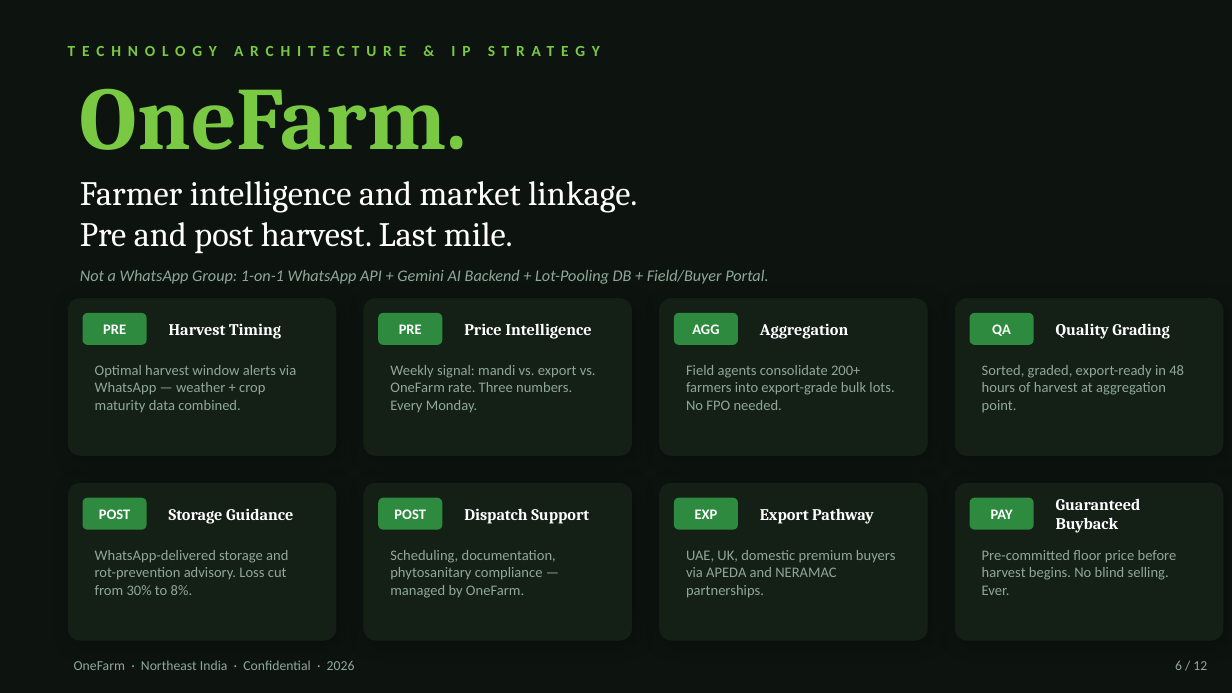
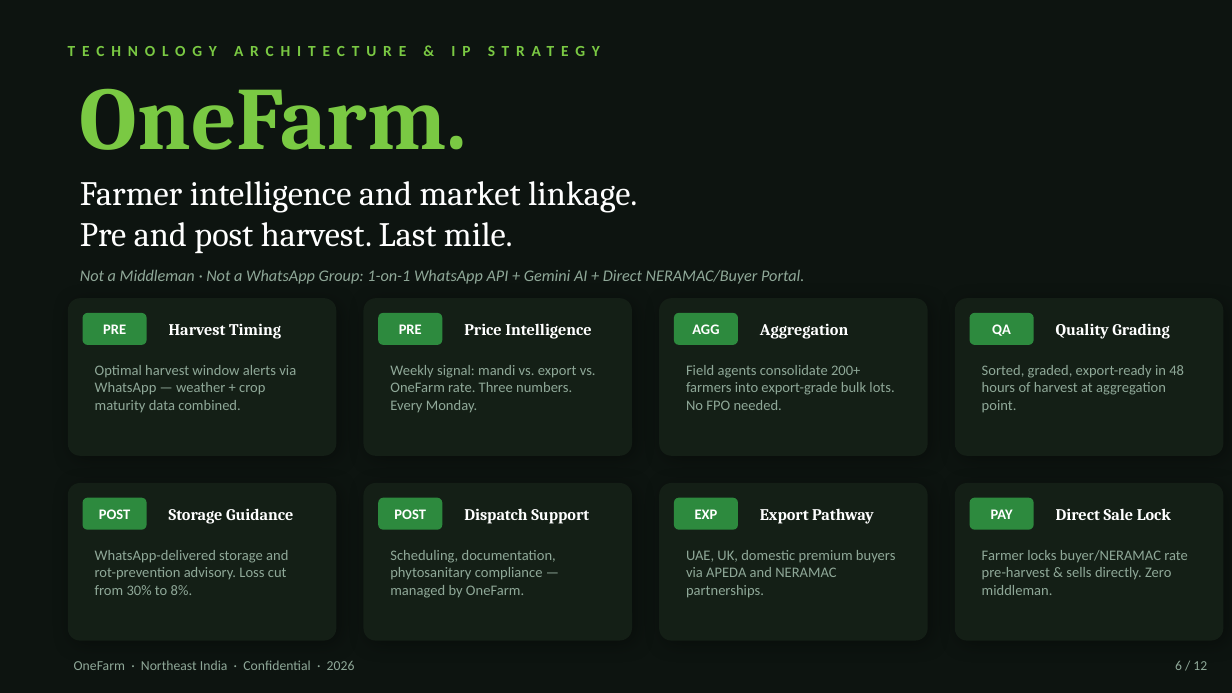
Before and after one commit to SHKSUD/OFC, a slide deck: slide 6 of OneFarm-v7-Jury-Compliant.pptx. Drawn at 1232x693 pixels with LibreOffice and Linux fonts; fonts in the diff are those of the drawing. Boxes give left, top, right and bottom in pixels: in the first picture for what was removed or moved away, otherwise in the second. Text is boxed around its words. In the diff, an @@ line names an element or a change of style, - is before the commit and + after.

Commit message:
Switch deck to Path B 100% Asset-Light Platform model with direct NERAMAC & buyer settlement

```diff
--- a/OneFarm-v7-Jury-Compliant.pptx
+++ b/OneFarm-v7-Jury-Compliant.pptx
@@ text at bbox=[80, 269, 804, 284]: text changed @@
-Not a WhatsApp Group: 1-on-1 WhatsApp API + Gemini AI Backend + Lot-Pooling DB + Field/Buyer Portal.
+Not a Middleman · Not a WhatsApp Group: 1-on-1 WhatsApp API + Gemini AI + Direct NERAMAC/Buyer Portal.
@@ text at bbox=[1056, 508, 1171, 520]: text changed @@
-Guaranteed Buyback
+Direct Sale Lock
@@ text at bbox=[982, 550, 1188, 595]: text changed @@
-Pre-committed floor price before harvest begins. No blind selling. Ever.
+Farmer locks buyer/NERAMAC rate pre-harvest & sells directly. Zero middleman.
```
Also in this commit, not shown: 6 other slides changed, 1 other file.
